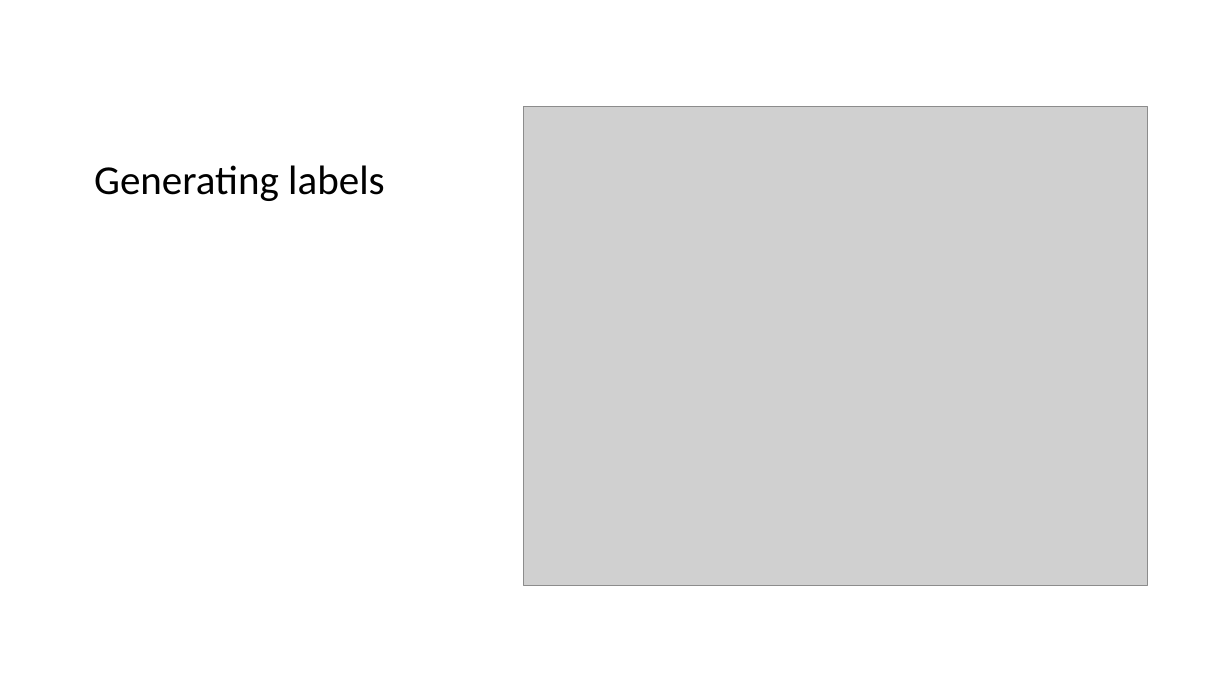
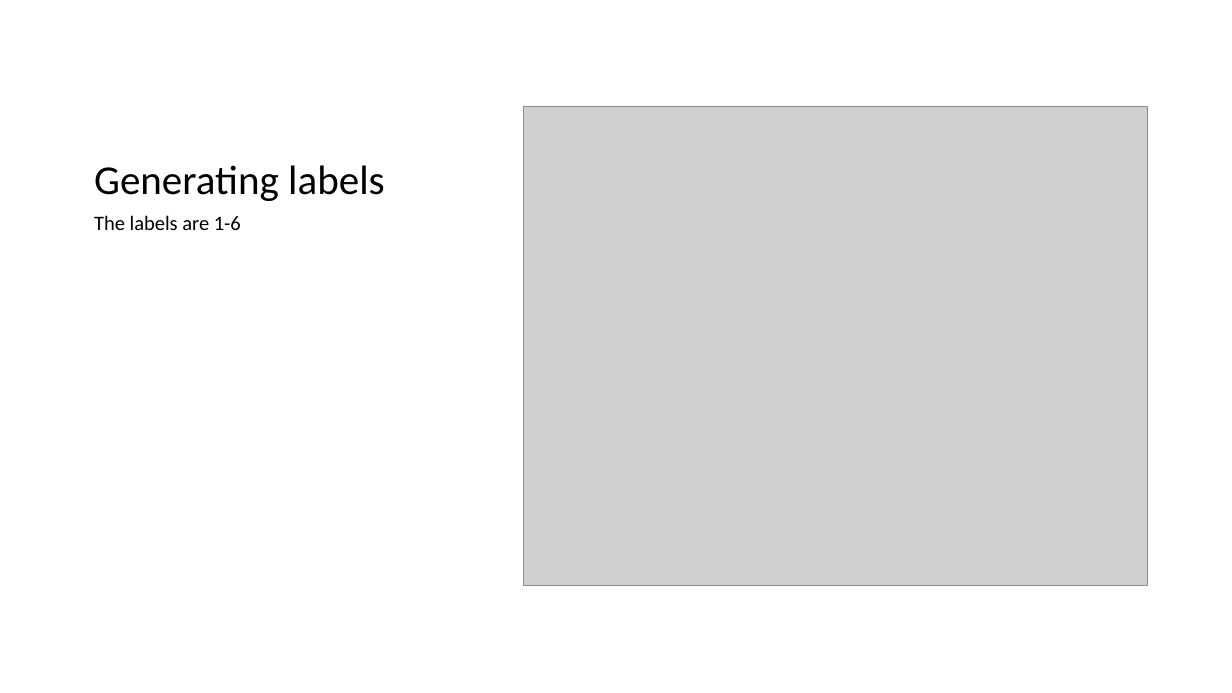
Before and after one commit to dwankelley/Quality_Control_Chart_Classification, a slide deck: slide 5 of Quality_Control_Chart_Classification_2.pptx (slide 4 before the commit). Drawn at 1232x693 pixels with LibreOffice and Linux fonts; fonts in the diff are those of the drawing; grey boxes stand for pictures. Boxes give left, top, right and bottom in pixels: in the first picture for what was removed or moved away, otherwise in the second. Text is boxed around its words. In the diff, an @@ line names an element or a change of style, - is before the commit and + after.

```diff
--- a/Quality_Control_Chart_Classification_2.pptx
+++ b/Quality_Control_Chart_Classification_2.pptx
@@ text added at bbox=[94, 215, 241, 230], 16 pt, text #000000 @@
+The labels are 1-6
```
Also in this commit, not shown: 4 other slides changed, 7 slides added, 6 slides removed.
